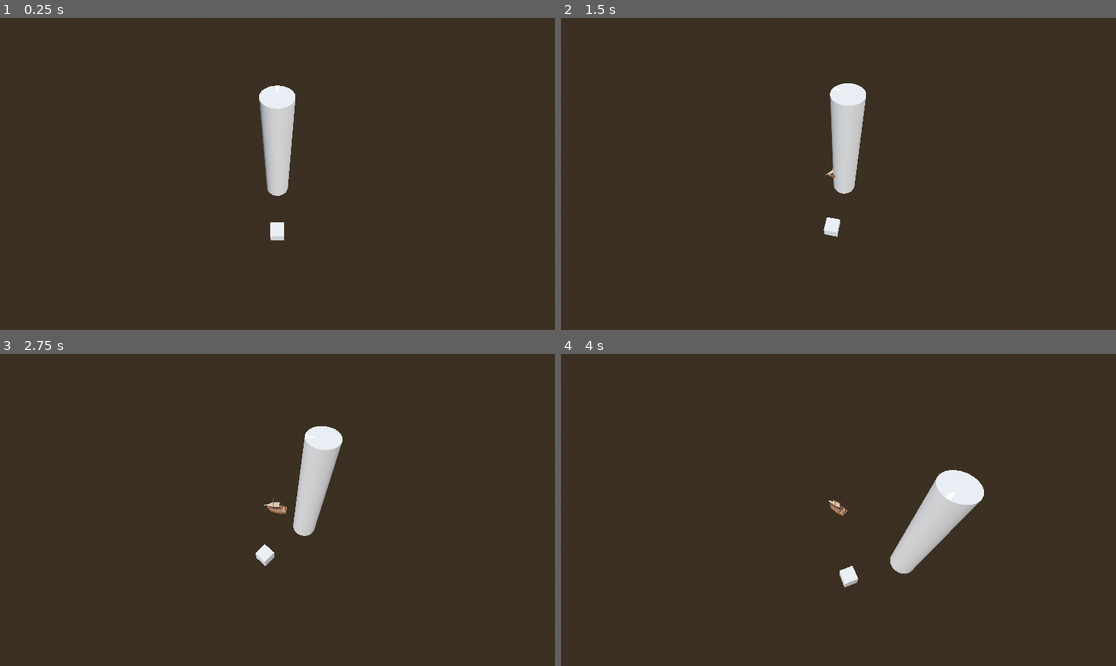
Above: before the commit, frames 1-4 (two rows, left to right).
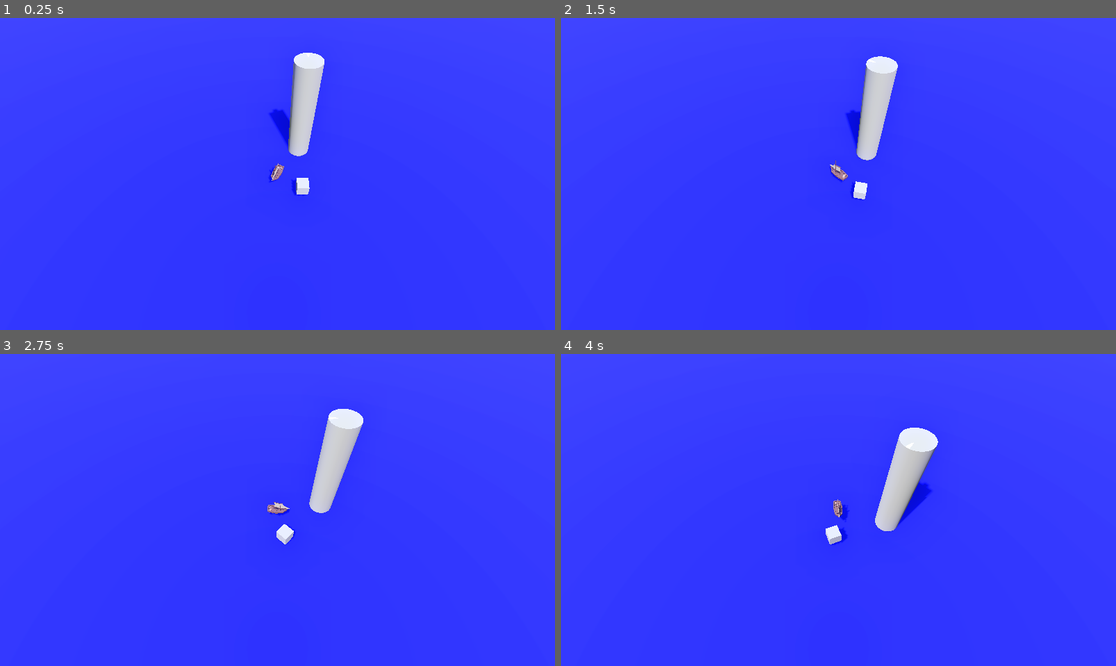
Above: after the commit, the same moments.

Repository: Yrthgze/Lighthouse
Game: Godot game, scene res://scenes/main_level.tscn
The game is run twice, just before and just after one commit, with the same random seed, the same clock (stepped at 60 frames per second) and the same inputs.
Inputs (mouse positions are in pixels of both pictures, inside the frame that each line leads up to):
- Up to frame 1 (0.25 s): no input
- Up to frame 2 (1.5 s): move the mouse to (960, 158) at 0.52 s; hold D (rotate_lighthouse_right) 0.53-1.28 s; click (960, 158) at 0.67 s; move the mouse to (727, 189) at 1.27 s; hold Q (rotate_left) from 1.28 s (still down); click (727, 189) at 1.42 s
- Up to frame 3 (2.75 s): move the mouse to (333, 441) at 2.02 s; release Q (rotate_left) at 2.03 s; hold D (rotate_lighthouse_right) from 2.03 s (still down); click (333, 441) at 2.17 s
- Up to frame 4 (4 s): move the mouse to (810, 572) at 2.77 s; click (810, 572) at 2.92 s; move the mouse to (1005, 556) at 3.52 s; release D (rotate_lighthouse_right) at 3.53 s; hold Q (rotate_left) from 3.53 s (still down); click (1005, 556) at 3.67 s

The runs differ from the first frame. In frame 1, 100% of the frame differs, in the area x 0-100%, y 0-100%; in frame 2, 100%; in frame 3, 100%; in frame 4, 100%.

Commit message:
[TheLighthouse]: InputManager created for mainLevel

Diff:
--- a/scenes/main_level.tscn
+++ b/scenes/main_level.tscn
@@ -1,7 +1,8 @@
-[gd_scene load_steps=11 format=3 uid="uid://08s3sa3k2w10"]
+[gd_scene load_steps=15 format=3 uid="uid://08s3sa3k2w10"]
 
 [ext_resource type="Script" path="res://scripts/main_level.gd" id="1_tjt8x"]
 [ext_resource type="Script" path="res://scripts/camera/IsometricCamera.gd" id="1_tw4xm"]
+[ext_resource type="Script" path="res://scripts/managers/InputManager.gd" id="2_gcsqj"]
 [ext_resource type="Script" path="res://scripts/Movable.gd" id="2_vpmt4"]
 [ext_resource type="PackedScene" uid="uid://ct2tm8hjgiah1" path="res://scenes/lighthouse.tscn" id="3_4w0dy"]
 [ext_resource type="PackedScene" uid="uid://c5nqn6s5juyvt" path="res://scenes/characters/allies/boat.tscn" id="5_hvnmw"]
@@ -28,12 +29,29 @@
 
 [sub_resource type="BoxMesh" id="BoxMesh_1c37x"]
 
+[sub_resource type="StandardMaterial3D" id="StandardMaterial3D_mjc4d"]
+albedo_color = Color(0, 0, 1, 1)
+
+[sub_resource type="PlaneMesh" id="PlaneMesh_h65w7"]
+material = SubResource("StandardMaterial3D_mjc4d")
+size = Vector2(2000, 2000)
+
+[sub_resource type="BoxShape3D" id="BoxShape3D_w1i5n"]
+size = Vector3(2000, 1, 2000)
+
 [node name="MainLevel" type="Node3D"]
 script = ExtResource("1_tjt8x")
+
+[node name="Scripting" type="Node" parent="."]
+
+[node name="InputManager" type="Node" parent="Scripting"]
+unique_name_in_owner = true
+script = ExtResource("2_gcsqj")
 
 [node name="Lightning" type="Node3D" parent="."]
 
 [node name="Fog" type="Node3D" parent="Lightning"]
+visible = false
 
 [node name="FogVolume" type="FogVolume" parent="Lightning/Fog"]
 size = Vector3(20, 20, 20)
@@ -53,6 +71,7 @@
 
 [node name="Camera3D" type="Camera3D" parent="IsometricCamera"]
 transform = Transform3D(1, 0, 0, 0, 1, 2.98023e-08, 0, -5.96046e-08, 1, 0.0257607, 0.0209341, -0.0362587)
+current = true
 
 [node name="Movable" type="Node3D" parent="."]
 transform = Transform3D(1, 0, 0, 0, 1, 0, 0, 0, 1, 0, 0, 5.13032)
@@ -69,5 +88,17 @@
 unique_name_in_owner = true
 move_speed = 0.0
 
+[node name="SeaStaticBody" type="StaticBody3D" parent="Scene"]
+transform = Transform3D(1, 0, 0, 0, 1, 0, 0, 0, 1, 0, -1, 0)
+
+[node name="SeaMesh" type="MeshInstance3D" parent="Scene/SeaStaticBody"]
+mesh = SubResource("PlaneMesh_h65w7")
+
+[node name="CollisionShape3D" type="CollisionShape3D" parent="Scene/SeaStaticBody"]
+shape = SubResource("BoxShape3D_w1i5n")
+
 [node name="Boat" parent="." instance=ExtResource("5_hvnmw")]
 unique_name_in_owner = true
+transform = Transform3D(1, 0, 0, 0, 1, 0, 0, 0, 1, 0, 0, 2.53151)
+
+[connection signal="input_event" from="Scene/SeaStaticBody" to="Scripting/InputManager" method="_on_sea_static_body_input_event"]
--- a/scripts/main_level.gd
+++ b/scripts/main_level.gd
@@ -3,10 +3,12 @@
 var TentacleScene = preload("res://scenes/characters/enemies/tentacle.tscn")
 var target_position: Vector3
 @onready var lighthouse: Node3D = %Lighthouse
+@onready var InputManager: Node = %InputManager
 
 # Called when the node enters the scene tree for the first time.
 func _ready():
 	target_position = lighthouse.global_transform.origin
+	InputManager.set_target(%Boat)
 	#spawn_multiple_tentacles(8, 20.0)
 
 func generate_random_position_around_target(radius: float) -> Vector3:
--- /dev/null
+++ b/scripts/managers/InputManager.gd
@@ -0,0 +1,10 @@
+extends Node
+var target: Node3D
+
+func set_target(new_target: Node3D):
+	target = new_target
+
+func _on_sea_static_body_input_event(camera, event, position, normal, shape_idx):
+	if event is InputEventMouseButton and event.pressed and event.button_index == MOUSE_BUTTON_LEFT:
+		position = Vector3(position.x, 0, position.z)
+		target.set_target_position(position)
